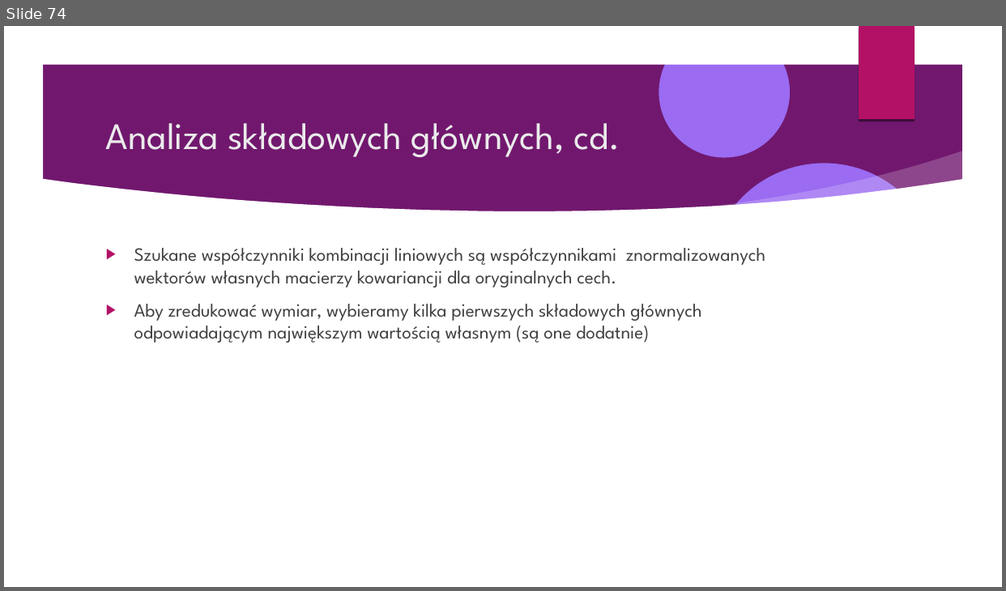
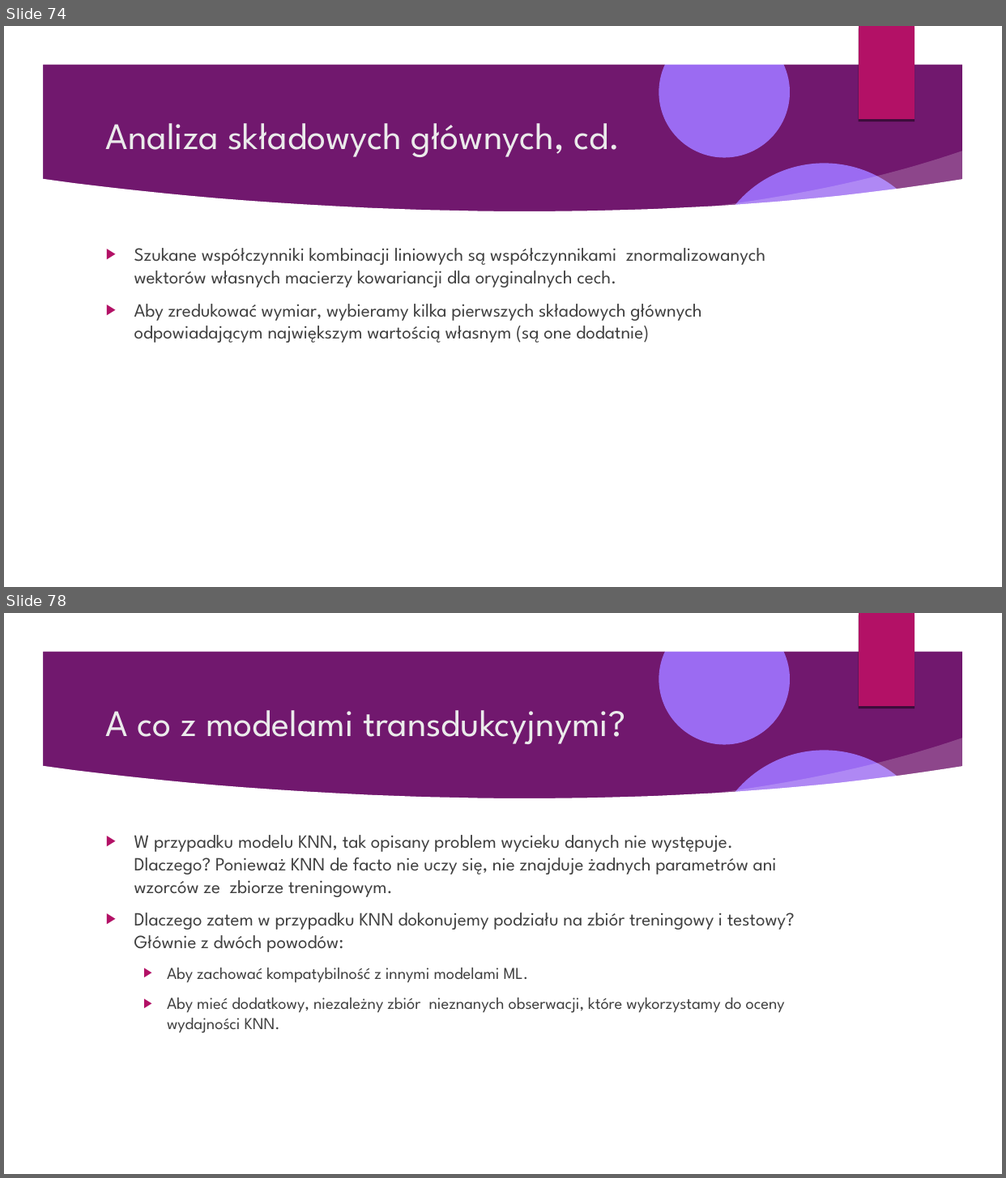
Before and after one commit to Pawel-Tomasz-Nowak/Scientific-collaboration, a slide deck: EmissionAnalysis/Prezentacja projektu.odp. Shown one above the other, each under a label of ours: slide 74 before the commit, slides 74 and 78 after it; the slides between them are not shown. The pictures are 1006x591 and 1006x1178 pixels, drawn with LibreOffice and Linux fonts; fonts in the diff are those of the drawing; background and template pictures are left out. Boxes give left, top, right and bottom in pixels: in the first picture for what was removed or moved away, otherwise in the second. Text is boxed around its words. In the diff, an @@ line names an element or a change of style, - is before the commit and + after.

```diff
--- a/EmissionAnalysis/Prezentacja projektu.odp
+++ b/EmissionAnalysis/Prezentacja projektu.odp
@@ slide 78 added at [4, 613, 1002, 1174], background picture (left out); not listed: 9 template elements that a slide beside it also shows @@
@@ title added at [106, 710, 625, 744], 36 pt, text #EBEBEB @@
+A co z modelami transdukcyjnymi?
@@ text added at [134, 835, 795, 1033], 18 pt, text #404040 @@
+▶ W przypadku modelu KNN, tak opisany problem wycieku danych nie występuje. Dlaczego? Ponieważ KNN de facto nie uczy się, nie znajduje żadnych parametrów ani wzorców ze zbiorze treningowym.
+▶ Dlaczego zatem w przypadku KNN dokonujemy podziału na zbiór treningowy i testowy? Głównie z dwóch powodów:
+  ▶ Aby zachować kompatybilność z innymi modelami ML.
+  ▶ Aby mieć dodatkowy, niezależny zbiór nieznanych obserwacji, które wykorzystamy do oceny wydajności KNN.
```
Also in this commit, not shown: 4 slides changed, 4 other slides added, 1 other file.
